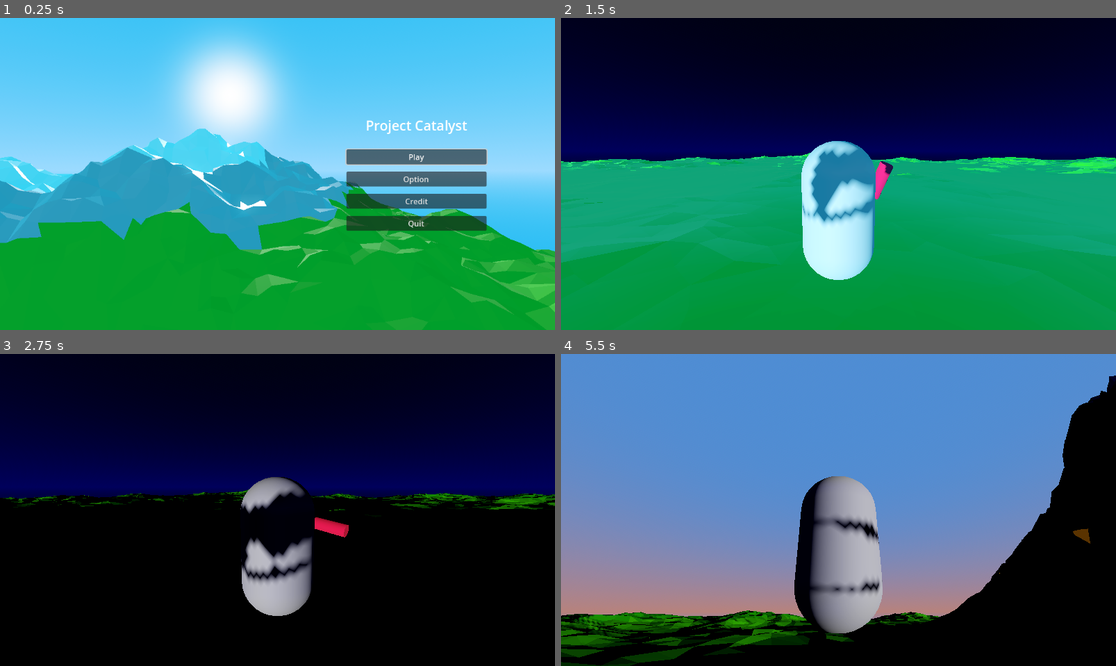
Above: before the commit, frames 1-4 (two rows, left to right).
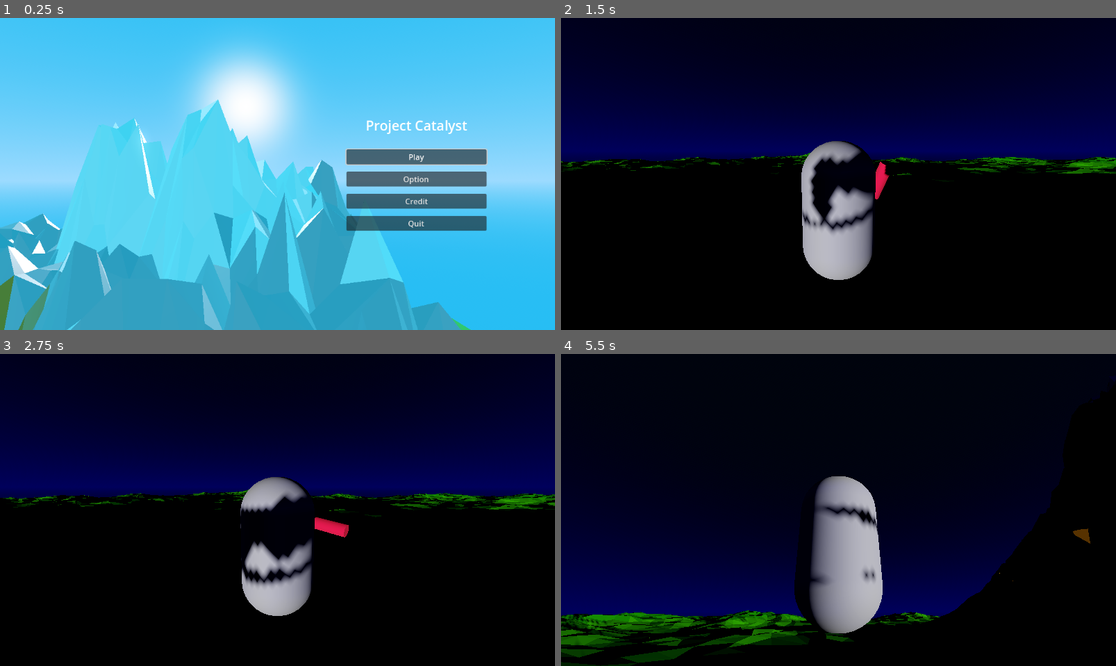
Above: after the commit, the same moments.

Repository: FujaTyping/Tafiya-Tare
Game: Godot game, scene res://UI/menu.tscn
The game is run twice, just before and just after one commit, with the same random seed, the same clock (stepped at 60 frames per second) and the same inputs.
Inputs (mouse positions are in pixels of both pictures, inside the frame that each line leads up to):
- Up to frame 1 (0.25 s): no input
- Up to frame 2 (1.5 s): click "Play" at 0.5 s; move the mouse to (866, 174) at 1.27 s; hold W (up) from 1.28 s (still down); tap Alt (toogleMouse) at 1.35 s
- Up to frame 3 (2.75 s): tap Space (jump) at 1.52, 2.27 s; move the mouse to (166, 525) at 2.02 s; release W (up) at 2.03 s; hold S (down) from 2.03 s (still down); tap Alt (toogleMouse) at 2.1 s
- Up to frame 4 (5.5 s): move the mouse to (849, 503) at 2.77 s; release S (down) at 2.78 s; hold W (up) 2.78-5.03 s; tap Alt (toogleMouse) every 0.75 s from 2.85 to 5.1 s; move the mouse to (810, 572) at 3.52 s; tap Space (jump) at 3.77, 4.52, 5.27 s; move the mouse to (877, 513) at 4.27 s; move the mouse to (672, 463) at 5.02 s; hold A (left) from 5.03 s (still down)

The runs differ from the first frame. In frame 1, 53% of the frame differs, in the area x 0-100%, y 4-100%; in frame 2, 55%; in frame 3, 1.2%; in frame 4, 69%, in the area x 0-100%, y 0-94%.

Commit message:
Some improve

Diff:
--- a/Model/player.tscn
+++ b/Model/player.tscn
@@ -42,8 +42,8 @@
 
 [node name="Walking" type="AudioStreamPlayer3D" parent="."]
 stream = ExtResource("3_qsoau")
-volume_db = -11.0
+volume_db = -18.0
 
 [node name="Jump" type="AudioStreamPlayer3D" parent="."]
 stream = ExtResource("4_ixqkf")
-volume_db = -11.0
+volume_db = -16.0
--- a/UI/menu.tscn
+++ b/UI/menu.tscn
@@ -1,8 +1,8 @@
 [gd_scene load_steps=10 format=3 uid="uid://bk2eqtj4bowsx"]
 
 [ext_resource type="Script" uid="uid://i7suxu8ebn53" path="res://UI/menu.gd" id="1_0h2wq"]
-[ext_resource type="PackedScene" uid="uid://0i1pyomtpv8i" path="res://Terrain/terrain.glb" id="2_wfiwe"]
 [ext_resource type="AudioStream" uid="uid://b55ww8sh6iako" path="res://Sound/Pitstop Playtime.mp3" id="3_4hkxj"]
+[ext_resource type="PackedScene" uid="uid://dls1dsimcv06t" path="res://Terrain/Mt.glb" id="3_qmqfe"]
 
 [sub_resource type="ProceduralSkyMaterial" id="ProceduralSkyMaterial_wfiwe"]
 sky_top_color = Color(0.14509805, 0.60784316, 0.90588236, 1)
@@ -32,10 +32,10 @@
 tracks/0/interp = 1
 tracks/0/loop_wrap = true
 tracks/0/keys = {
-"times": PackedFloat32Array(0, 10, 20, 30),
+"times": PackedFloat32Array(0, 10, 19.998116, 30),
 "transitions": PackedFloat32Array(1, 1, 1, 1),
 "update": 0,
-"values": [Vector3(0.41075087, 0.33461705, -0.27656758), Vector3(1.3572552, 0.19984427, 0.7351098), Vector3(0.8884597, 0.14619005, -0.91524005), Vector3(0.41075087, 0.33461705, -0.27656758)]
+"values": [Vector3(0.6935096, 0.893828, -0.01693809), Vector3(1.2875521, 0.44456524, -0.536822), Vector3(-0.71301746, 0.504307, -1.1842973), Vector3(0.6935096, 0.893828, -0.01693809)]
 }
 tracks/1/type = "value"
 tracks/1/imported = false
@@ -44,10 +44,10 @@
 tracks/1/interp = 1
 tracks/1/loop_wrap = true
 tracks/1/keys = {
-"times": PackedFloat32Array(0, 10, 20, 30),
+"times": PackedFloat32Array(0, 10, 19.998116, 30),
 "transitions": PackedFloat32Array(1, 1, 1, 1),
 "update": 0,
-"values": [Vector3(-0.011307518, 1.4075669, 0), Vector3(0.067232326, 1.0105044, 0), Vector3(0.19118972, 2.2889562, 0), Vector3(-0.011307518, 1.4075669, 0)]
+"values": [Vector3(0.013089666, 1.4311624, 0), Vector3(0.24514228, 1.7627789, 0), Vector3(0.16580628, 3.4732053, 0), Vector3(0.013089672, 1.4311624, 0)]
 }
 
 [sub_resource type="Animation" id="Animation_4hkxj"]
@@ -62,7 +62,7 @@
 "times": PackedFloat32Array(0),
 "transitions": PackedFloat32Array(1),
 "update": 0,
-"values": [Vector3(0.41075087, 0.33461705, -0.27656758)]
+"values": [Vector3(0.6935096, 0.893828, -0.01693809)]
 }
 tracks/1/type = "value"
 tracks/1/imported = false
@@ -74,7 +74,7 @@
 "times": PackedFloat32Array(0),
 "transitions": PackedFloat32Array(1),
 "update": 0,
-"values": [Vector3(-0.011307518, 1.4075669, 0)]
+"values": [Vector3(0.013089666, 1.4311624, 0)]
 }
 
 [sub_resource type="AnimationLibrary" id="AnimationLibrary_qmqfe"]
@@ -95,7 +95,8 @@
 [node name="Environment" type="WorldEnvironment" parent="."]
 environment = SubResource("Environment_4hkxj")
 
-[node name="terrain" parent="." instance=ExtResource("2_wfiwe")]
+[node name="Mt" parent="." instance=ExtResource("3_qmqfe")]
+transform = Transform3D(0.82258326, 0, 0, 0, 0.55367327, 0, 0, 0, 0.7233943, 0, 0, 0)
 
 [node name="sun" type="DirectionalLight3D" parent="."]
 transform = Transform3D(-0.0367001, 0.20293762, -0.9785037, 0.03095014, 0.97892445, 0.20186405, 0.998847, -0.02287639, -0.042207614, 0, 0, 0)
@@ -115,7 +116,7 @@
 render_target_update_mode = 4
 
 [node name="Camera3D" type="Camera3D" parent="SubViewportContainer/SubViewport"]
-transform = Transform3D(0.16250554, -0.011156972, 0.9866441, 0, 0.9999356, 0.011307272, -0.9867076, -0.0018374943, 0.16249508, 0.41075087, 0.33461705, -0.27656758)
+transform = Transform3D(0.13918066, 0.012961894, 0.99018216, 0, 0.99991435, -0.013089293, -0.990267, 0.0018217764, 0.13916874, 0.6935096, 0.893828, -0.01693809)
 keep_aspect = 0
 
 [node name="MarginContainer" type="MarginContainer" parent="."]
--- a/game.gd
+++ b/game.gd
@@ -1,7 +1,7 @@
 extends Node3D
 
-@export var startTime = 160
-@export var dayLengthInSeconds:float = 155
+@export var startTime = 162
+@export var dayLengthInSeconds:float = 300 #155
 
 @export var morningColorTop: Color = Color("5897fa")
 @export var morningColorHorizon: Color = Color("d3916b")
--- a/game.tscn
+++ b/game.tscn
@@ -10,11 +10,11 @@
 [ext_resource type="AudioStream" uid="uid://dlinmocgjn065" path="res://Sound/Emerald Oasis Drive.mp3" id="7_eow3j"]
 
 [sub_resource type="ProceduralSkyMaterial" id="ProceduralSkyMaterial_fc0e3"]
-sky_top_color = Color(0.14509805, 0.60784316, 0.90588236, 1)
-sky_horizon_color = Color(0.48235294, 0.7490196, 1, 1)
+sky_top_color = Color(0.03529412, 0.05490196, 0.078431375, 1)
+sky_horizon_color = Color(0.003921569, 0, 0.28627452, 1)
 sky_curve = 0.160766
-ground_bottom_color = Color(0.14509805, 0.60784316, 0.90588236, 1)
-ground_horizon_color = Color(0.48235294, 0.7490196, 1, 1)
+ground_bottom_color = Color(0.03529412, 0.05490196, 0.078431375, 1)
+ground_horizon_color = Color(0.003921569, 0, 0.28627452, 1)
 ground_curve = 0.04287107
 
 [sub_resource type="Sky" id="Sky_7jktm"]
@@ -121,8 +121,8 @@
 
 [node name="nightBGM" type="AudioStreamPlayer" parent="."]
 stream = ExtResource("6_ryrav")
-volume_db = -9.0
+volume_db = -11.0
 
 [node name="dayBGM" type="AudioStreamPlayer" parent="."]
 stream = ExtResource("7_eow3j")
-volume_db = -9.0
+volume_db = -11.0
